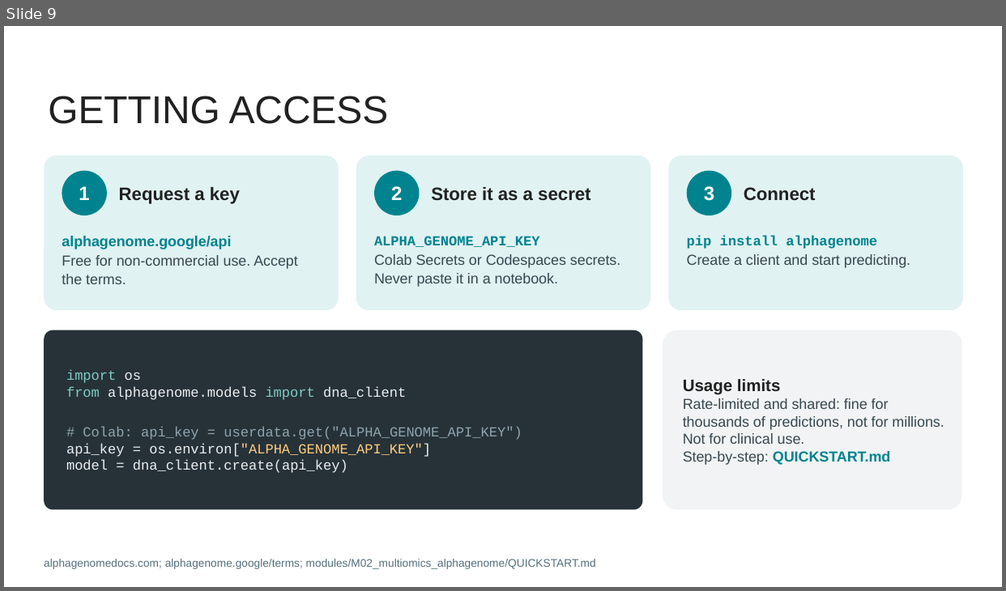
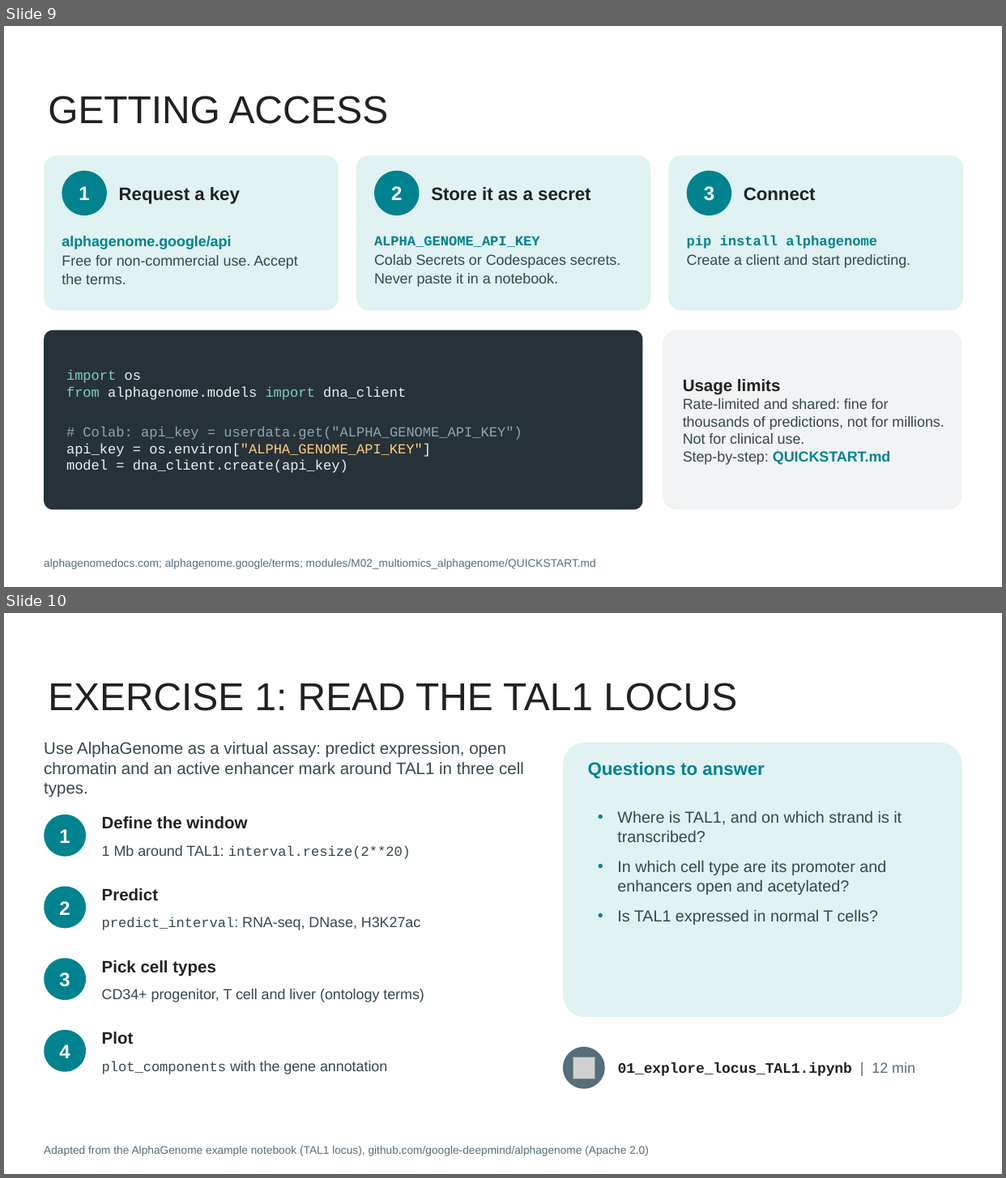
Before and after one commit to BigMindLab/Tutorial_IA_ISCB-LATAM_2026, a slide deck: slides/Workshop-ISCB_M02.pptx. Shown one above the other, each under a label of ours: slide 9 before the commit, slides 9 and 10 after it. The pictures are 1006x591 and 1006x1178 pixels, drawn with LibreOffice and Linux fonts; fonts in the diff are those of the drawing; grey boxes stand for pictures. Boxes give left, top, right and bottom in pixels: in the first picture for what was removed or moved away, otherwise in the second. Text is boxed around its words. In the diff, an @@ line names an element or a change of style, - is before the commit and + after.

```diff
--- a/slides/Workshop-ISCB_M02.pptx
+++ b/slides/Workshop-ISCB_M02.pptx
@@ slide 10 added at (4, 613, 1002, 1174), background #FFFFFF @@
@@ title added at (48, 683, 737, 711), 28 pt, text #212121 @@
+EXERCISE 1: READ THE TAL1 LOCUS
@@ text added at (44, 742, 524, 798), 12 pt, text #37474F @@
+Use AlphaGenome as a virtual assay: predict expression, open chromatin and an active enhancer mark around TAL1 in three cell types.
@@ rounded rectangle added at (563, 743, 962, 1017), fill #E0F2F1 @@
@@ text added at (588, 762, 764, 779), 13 pt, text #00838F, bold @@
+Questions to answer
@@ ellipse added at (44, 815, 86, 857), fill #00838F, 14 pt, text #FFFFFF, bold @@
+1
@@ text added at (102, 816, 247, 829), 12 pt, text #212121, bold @@
+Define the window
@@ text added at (617, 811, 901, 925), 11.5 pt, text #37474F @@
+• Where is TAL1, and on which strand is it transcribed?
+• In which cell type are its promoter and enhancers open and acetylated?
+• Is TAL1 expressed in normal T cells?
@@ text added at (102, 845, 411, 859), 10 pt, text #37474F @@
+1 Mb around TAL1: interval.resize(2**20)
@@ ellipse added at (44, 887, 86, 928), fill #00838F, 14 pt, text #FFFFFF, bold @@
+2
@@ text added at (102, 888, 158, 901), 12 pt, text #212121, bold @@
+Predict
@@ text added at (102, 917, 420, 931), 10.5 pt, text #37474F @@
+predict_interval: RNA-seq, DNase, H3K27ac
@@ ellipse added at (44, 958, 86, 1000), fill #00838F, 14 pt, text #FFFFFF, bold @@
+3
@@ text added at (102, 960, 216, 977), 12 pt, text #212121, bold @@
+Pick cell types
@@ text added at (102, 989, 424, 1003), 10.5 pt, text #37474F @@
+CD34+ progenitor, T cell and liver (ontology terms)
@@ ellipse added at (44, 1030, 86, 1072), fill #00838F, 14 pt, text #FFFFFF, bold @@
+4
@@ text added at (102, 1032, 134, 1044), 12 pt, text #212121, bold @@
+Plot
@@ ellipse added at (563, 1047, 605, 1089), fill #546E7A @@
@@ text added at (102, 1061, 387, 1075), 10.5 pt, text #37474F @@
+plot_components with the gene annotation
@@ picture added at (573, 1057, 594, 1079) @@
@@ text added at (618, 1063, 915, 1076), 10.5 pt, text #212121, bold @@
+01_explore_locus_TAL1.ipynb | 12 min
@@ text added at (44, 1146, 649, 1157), 8 pt, text #546E7A @@
+Adapted from the AlphaGenome example notebook (TAL1 locus), github.com/google-deepmind/alphagenome (Apache 2.0)
```
Also in this commit, not shown: 7 other slides added.
